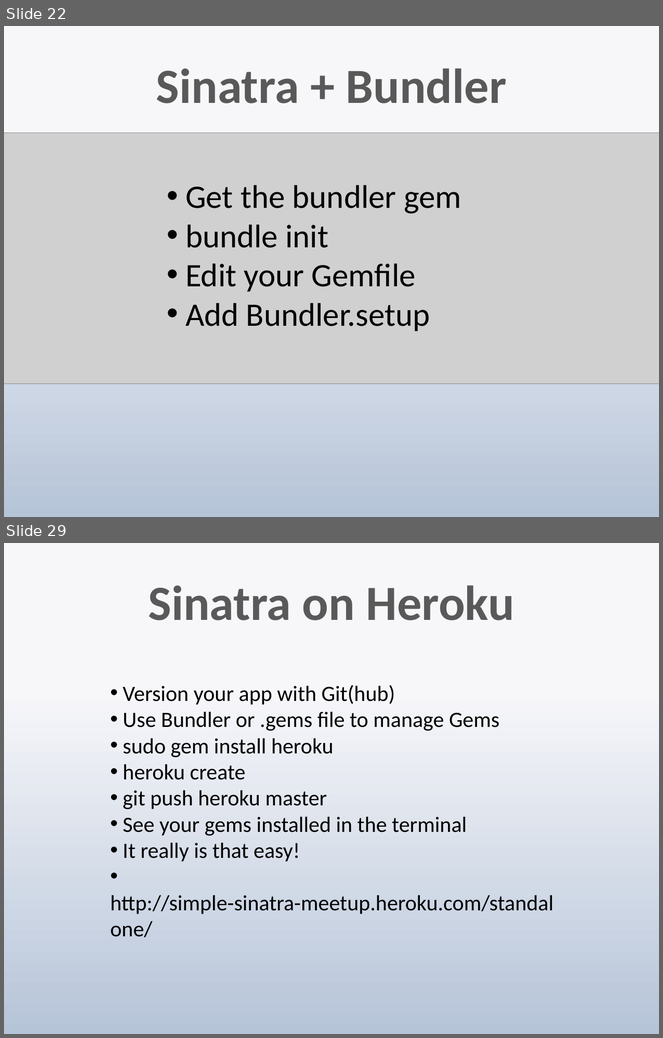
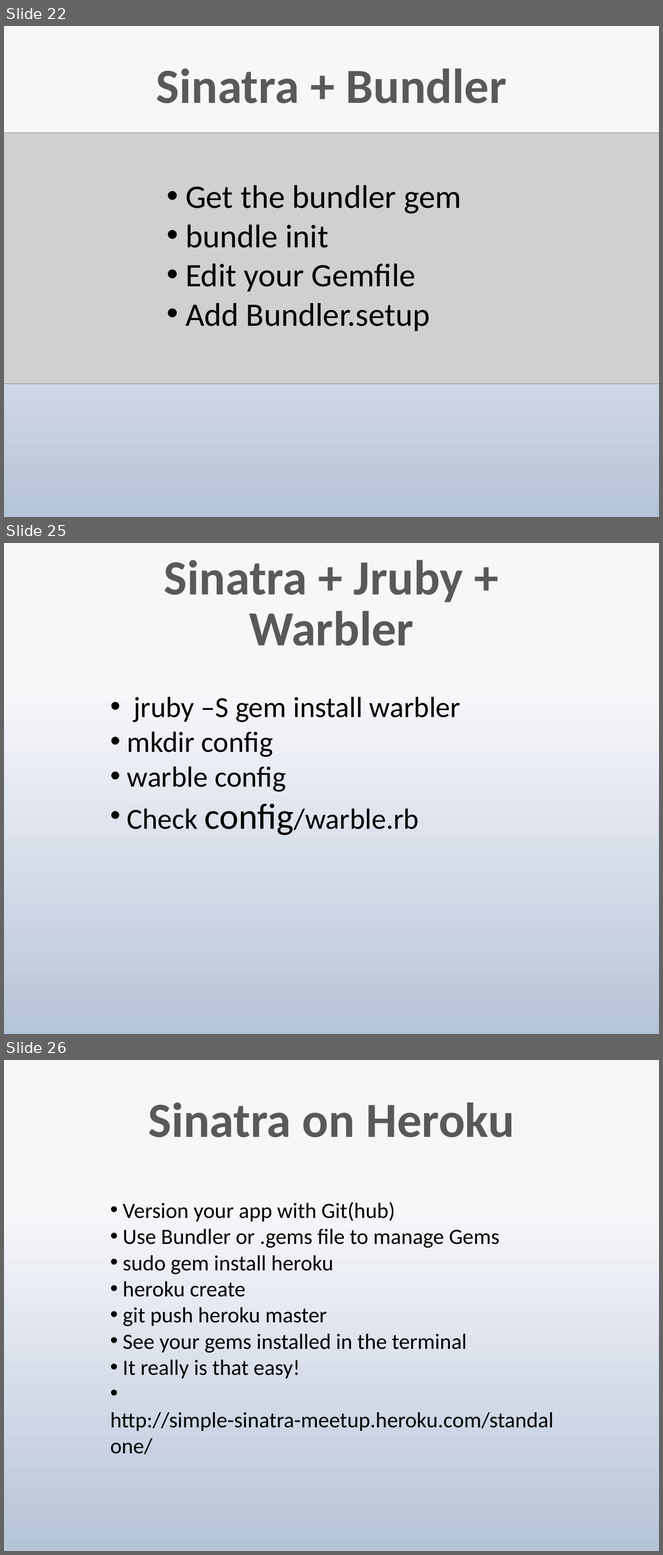
Before and after one commit to techwhizbang/sinatra_slideshow, a slide deck: sinatra.pptx. Shown one above the other, each under a label of ours: slides 22 and 29 before the commit, slides 22, 25 and 26 after it; the slides between them are not shown. The pictures are 663x1038 and 663x1555 pixels, drawn with LibreOffice and Linux fonts; fonts in the diff are those of the drawing; grey boxes stand for pictures. Boxes give left, top, right and bottom in pixels: in the first picture for what was removed or moved away, otherwise in the second. Text is boxed around its words. In the diff, an @@ line names an element or a change of style, - is before the commit and + after.

```diff
--- a/sinatra.pptx
+++ b/sinatra.pptx
@@ slide 25 added at <box>4,543,659,1034</box>, background gradient #F7F9FB to #B7C6D9 @@
@@ title added at <box>164,560,463,646</box>, 54 pt, text gradient #595959 to #262626, bold @@
+Sinatra + Jruby + Warbler
@@ text added at <box>127,697,461,835</box>, 32 pt, text #000000 @@
+• jruby –S gem install warbler
+• mkdir config
+• warble config
+• Check config/warble.rb
@@ what was slide 29 is now slide 26 @@
```
Also in this commit, not shown: 6 slides changed, 2 other slides added, 6 slides removed, 1 other file.
